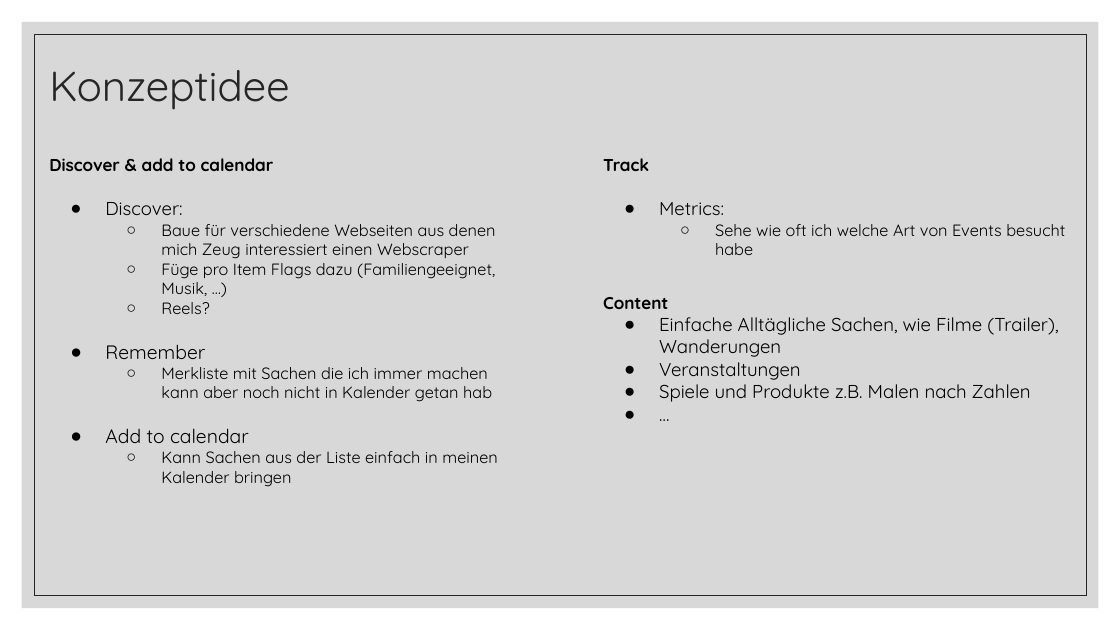
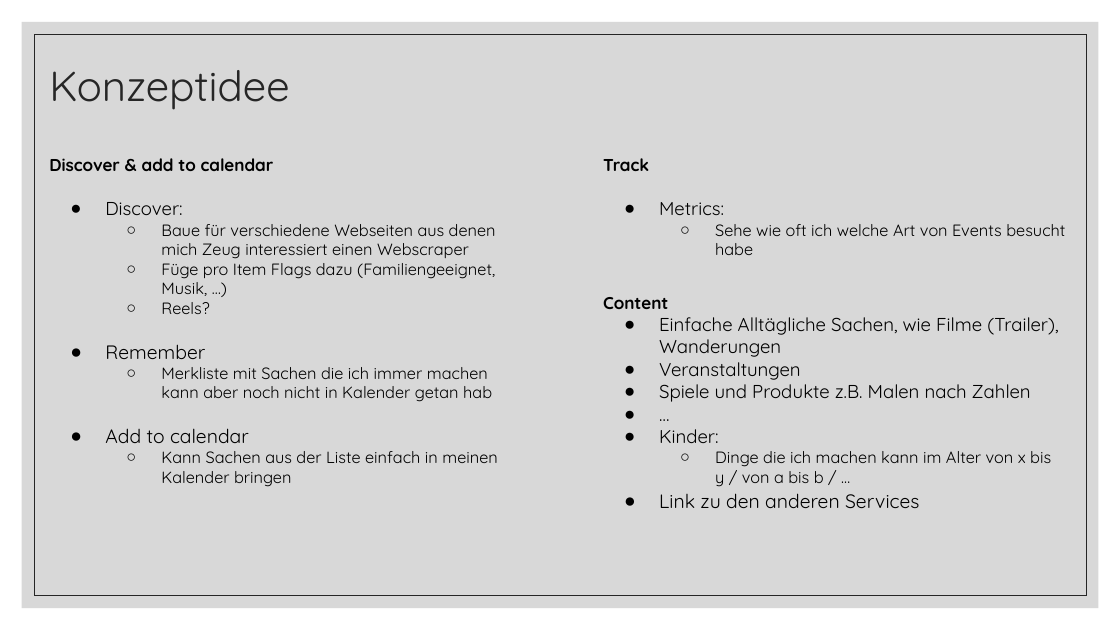
Before and after one commit to arturmrowca/sarvo-next, a slide deck: slide 3 of activity_database/1_concept/Vision.pptx. Drawn at 1120x630 pixels with LibreOffice and Linux fonts; fonts in the diff are those of the drawing. Boxes give left, top, right and bottom in pixels: in the first picture for what was removed or moved away, otherwise in the second. Text is boxed around its words. In the diff, an @@ line names an element or a change of style, - is before the commit and + after.

```diff
--- a/activity_database/1_concept/Vision.pptx
+++ b/activity_database/1_concept/Vision.pptx
@@ text at <box>659,429,1051,508</box>: paragraphs added @@
+● Kinder:
+  ○ Dinge die ich machen kann im Alter von x bis y / von a bis b / …
+● Link zu den anderen Services
```
Also in this commit, not shown: 2 other slides changed, 1 other file.
